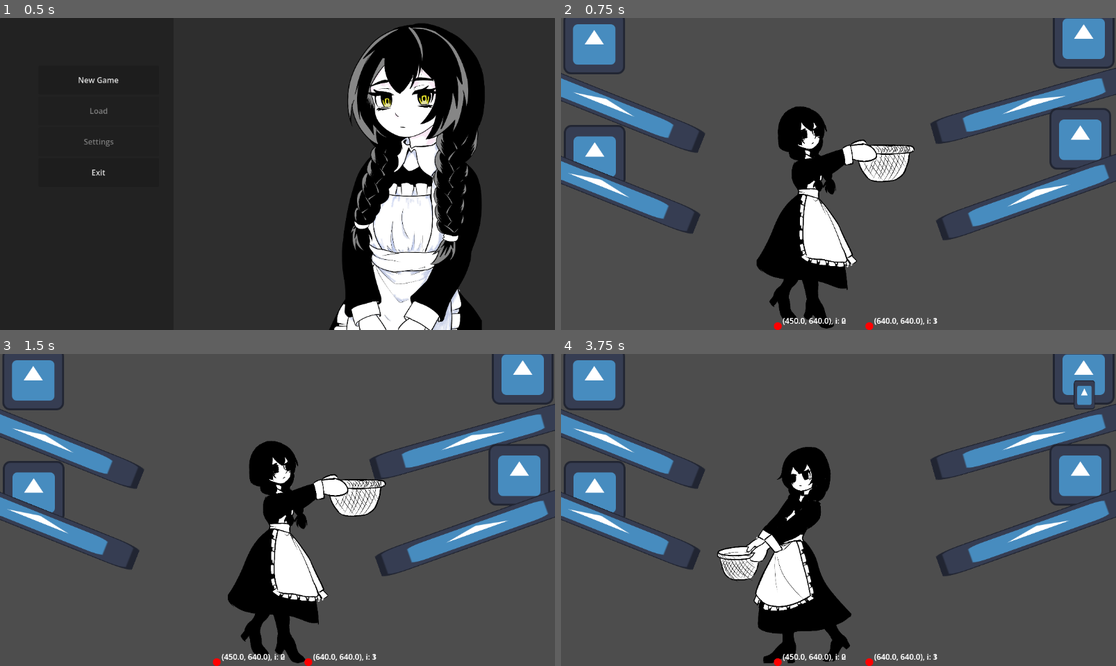
Above: before the commit, frames 1-4 (two rows, left to right).
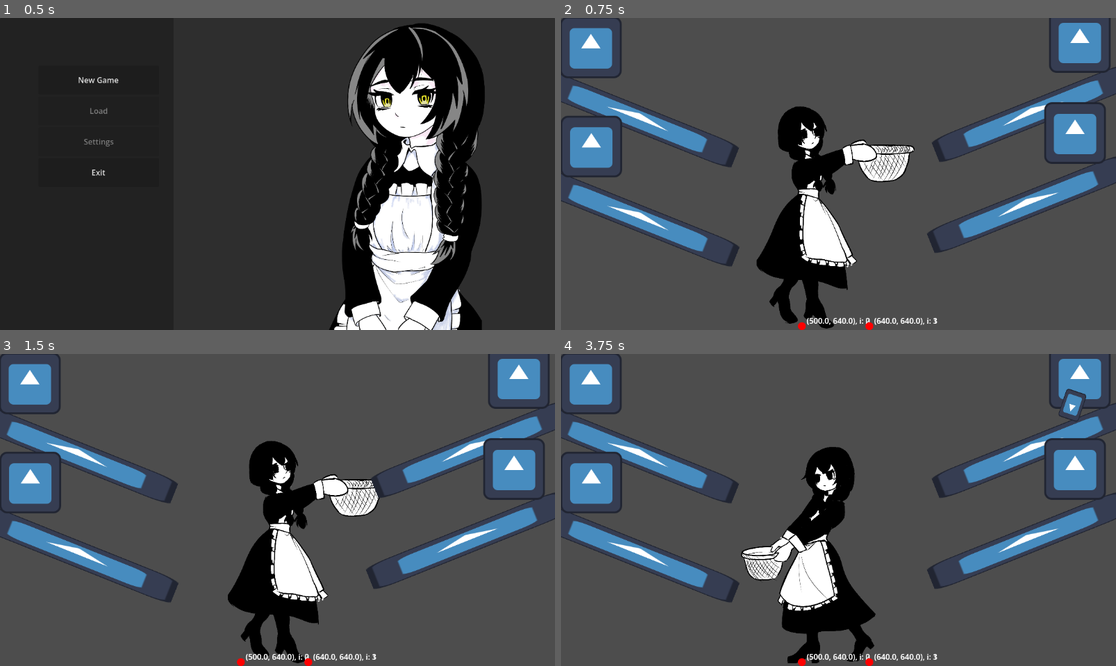
Above: after the commit, the same moments.

Repository: tenglor/alt-arcade
Game: Godot game, scene res://ui/main_menu/main_menu.tscn
Two runs of this game, one before a commit and one after it. Both use one fixed random seed, a clock stepped at 60 frames per second and the inputs below. The engine's default icon, where the game draws it, is replaced by a stand-in: a white triangle on a blue panel in a dark square.
Inputs (mouse positions are in pixels of both pictures, inside the frame that each line leads up to):
- Up to frame 1 (0.5 s): no input
- Up to frame 2 (0.75 s): click "New Game" at 0.5 s
- Up to frame 3 (1.5 s): tap Enter at 1.25 s; move the mouse to (399, 494) at 1.27 s; click (399, 494) at 1.42 s
- Up to frame 4 (3.75 s): tap Space at 2, 3.5 s; move the mouse to (727, 525) at 2.02 s; click (727, 525) at 2.17 s; tap Enter at 2.75 s; move the mouse to (894, 441) at 2.77 s; click (894, 441) at 2.92 s; move the mouse to (810, 572) at 3.52 s; click (810, 572) at 3.67 s

Frame 1 is identical in both runs. In frame 2, 12% of the frame differs, in the area x 0-100%, y 0-100%; in frame 3, 12%; in frame 4, 20%.

Commit message:
added kitchen_roost, done catch eggs

Diff:
--- a/actors/player/player.tscn
+++ b/actors/player/player.tscn
@@ -29,7 +29,7 @@
 "duration": 1.0,
 "texture": SubResource("AtlasTexture_15y17")
 }],
-"loop": 1,
+"loop": true,
 "name": &"quarter0",
 "speed": 5.0
 }, {
@@ -37,7 +37,7 @@
 "duration": 1.0,
 "texture": SubResource("AtlasTexture_388e2")
 }],
-"loop": 1,
+"loop": true,
 "name": &"quarter1",
 "speed": 5.0
 }, {
@@ -45,7 +45,7 @@
 "duration": 1.0,
 "texture": SubResource("AtlasTexture_a744p")
 }],
-"loop": 1,
+"loop": true,
 "name": &"quarter2",
 "speed": 5.0
 }, {
@@ -53,7 +53,7 @@
 "duration": 1.0,
 "texture": SubResource("AtlasTexture_lsln6")
 }],
-"loop": 1,
+"loop": true,
 "name": &"quarter3",
 "speed": 5.0
 }]
@@ -61,7 +61,7 @@
 [sub_resource type="RectangleShape2D" id="RectangleShape2D_p07ip"]
 size = Vector2(122, 77.5)
 
-[node name="Player" type="Node2D" unique_id=766519368]
+[node name="Player" type="Node2D" unique_id=766519368 groups=["player"]]
 script = ExtResource("1_ilk7j")
 
 [node name="Controller" type="Node2D" parent="." unique_id=457881007]
@@ -79,7 +79,8 @@
 sprite_frames = SubResource("SpriteFrames_ax26v")
 animation = &"quarter1"
 
-[node name="Basket" type="Area2D" parent="." unique_id=788022185]
+[node name="Basket" type="Area2D" parent="." unique_id=788022185 groups=["player"]]
+collision_layer = 3
 
 [node name="shape0" type="CollisionShape2D" parent="Basket" unique_id=621908826]
 position = Vector2(-102, -339.75)
@@ -92,11 +93,11 @@
 disabled = true
 
 [node name="shape2" type="CollisionShape2D" parent="Basket" unique_id=623608090]
-position = Vector2(-100, -199)
+position = Vector2(-104, -174)
 shape = SubResource("RectangleShape2D_p07ip")
 disabled = true
 
 [node name="shape3" type="CollisionShape2D" parent="Basket" unique_id=1707534907]
-position = Vector2(99, -200)
+position = Vector2(97, -171)
 shape = SubResource("RectangleShape2D_p07ip")
 disabled = true
--- a/objects/egg/egg.gd
+++ b/objects/egg/egg.gd
@@ -1,6 +1,8 @@
 extends RigidBody2D
 
 # @onready var rigid_body = $RigidBody2D
+
+var can_catch = true
 
 # Called when the node enters the scene tree for the first time.
 func _ready() -> void:
--- a/objects/egg/egg.tscn
+++ b/objects/egg/egg.tscn
@@ -10,7 +10,7 @@
 radius = 21.0
 height = 60.0
 
-[node name="Egg" type="RigidBody2D" unique_id=89488235]
+[node name="Egg" type="RigidBody2D" unique_id=89488235 groups=["egg"]]
 mass = 0.2
 physics_material_override = SubResource("PhysicsMaterial_3p2of")
 script = ExtResource("1_3p2of")
--- /dev/null
+++ b/objects/kitchen_roost/kitchen_roost.gd
@@ -0,0 +1,33 @@
+extends Node2D
+
+@onready var detect_area: Area2D = $DetectArea
+
+var player_check = false
+
+func _ready() -> void:
+	detect_area.body_entered.connect(_on_body_entered)
+	detect_area.area_entered.connect(_on_area_entered)
+	detect_area.area_exited.connect(_on_area_exited)
+
+func _on_body_entered(body) -> void:
+	if body.is_in_group("egg"):
+		print("Enter egg")
+		if player_check and body.can_catch:
+			body.queue_free()
+		body.can_catch = false;
+
+func _on_body_exited(body) -> void:
+	pass
+
+func _on_area_entered(body) -> void:
+	if body.is_in_group("player"):
+		player_check = true;
+		print("Player come")
+
+func _on_area_exited(body) -> void:
+	if body.is_in_group("player"):
+		print("Player gone")
+		player_check = false;
+
+func _process(delta: float) -> void:
+	pass
--- /dev/null
+++ b/objects/kitchen_roost/kitchen_roost.tscn
@@ -0,0 +1,34 @@
+[gd_scene format=3 uid="uid://dth0wkql67bja"]
+
+[ext_resource type="Texture2D" uid="uid://butelshr38spv" path="res://icon.svg" id="1_qu0mo"]
+[ext_resource type="Script" uid="uid://b1rgi3u3by0ta" path="res://objects/kitchen_roost/kitchen_roost.gd" id="1_y45th"]
+[ext_resource type="PackedScene" uid="uid://dq85a8obr2t27" path="res://actors/kitchen/kitchen.tscn" id="2_y45th"]
+
+[sub_resource type="RectangleShape2D" id="RectangleShape2D_ef1i7"]
+size = Vector2(128, 128)
+
+[sub_resource type="RectangleShape2D" id="RectangleShape2D_qu0mo"]
+size = Vector2(175.25, 20)
+
+[node name="KitchenRoost" type="Node2D" unique_id=1178654223]
+script = ExtResource("1_y45th")
+
+[node name="StaticBody2D" type="StaticBody2D" parent="." unique_id=2060797645]
+position = Vector2(97, 85)
+rotation = 0.38048178
+scale = Vector2(3.41, 0.425)
+
+[node name="Sprite2D" type="Sprite2D" parent="StaticBody2D" unique_id=282441779]
+texture = ExtResource("1_qu0mo")
+
+[node name="CollisionShape2D" type="CollisionShape2D" parent="StaticBody2D" unique_id=1130313723]
+shape = SubResource("RectangleShape2D_ef1i7")
+
+[node name="Kitchen" parent="." unique_id=942798572 instance=ExtResource("2_y45th")]
+position = Vector2(0, 1)
+
+[node name="DetectArea" type="Area2D" parent="." unique_id=419806731]
+
+[node name="CollisionShape2D" type="CollisionShape2D" parent="DetectArea" unique_id=425418180]
+position = Vector2(393, 166)
+shape = SubResource("RectangleShape2D_qu0mo")
--- a/project.godot
+++ b/project.godot
@@ -19,6 +19,15 @@
 
 project/assembly_name="alt-arcade"
 
+[global_group]
+
+player=""
+egg=""
+
+[layer_names]
+
+2d_physics/layer_2="Player"
+
 [physics]
 
 3d/physics_engine="Jolt Physics"
--- a/scenes/test.tscn
+++ b/scenes/test.tscn
@@ -4,11 +4,7 @@
 [ext_resource type="Script" uid="uid://du4y6h7xfqd4n" path="res://core/move_object.gd" id="2_iyx0m"]
 [ext_resource type="Script" uid="uid://b0mn4fhhvmr7r" path="res://scrips/egg_generator.gd" id="2_lpvoh"]
 [ext_resource type="PackedScene" uid="uid://bhys1fcyputuk" path="res://core/input/Input.tscn" id="3_iyx0m"]
-[ext_resource type="PackedScene" uid="uid://dq85a8obr2t27" path="res://actors/kitchen/kitchen.tscn" id="4_74lek"]
-[ext_resource type="Texture2D" uid="uid://butelshr38spv" path="res://icon.svg" id="5_j5jx5"]
-
-[sub_resource type="RectangleShape2D" id="RectangleShape2D_p07ip"]
-size = Vector2(128, 128)
+[ext_resource type="PackedScene" uid="uid://dth0wkql67bja" path="res://objects/kitchen_roost/kitchen_roost.tscn" id="7_at5dv"]
 
 [sub_resource type="RectangleShape2D" id="RectangleShape2D_i60o8"]
 size = Vector2(1153, 20)
@@ -23,70 +19,14 @@
 rotation = -0.34233928
 scale = Vector2(3.41, 0.425)
 script = ExtResource("2_lpvoh")
-kitchens = [NodePath("../Kitchen0"), NodePath("../Kitchen1"), NodePath("../Kitchen3"), NodePath("../Kitchen4")]
+kitchens = [NodePath("../KitchenRoost0"), NodePath("../KitchenRoost1"), NodePath("../KitchenRoost2"), NodePath("../KitchenRoost3")]
 
 [node name="MovePlayer" type="Node2D" parent="." unique_id=2060950705 node_paths=PackedStringArray("object")]
 script = ExtResource("2_iyx0m")
 object = NodePath("../Player")
-points = PackedVector2Array(450, 640, 640, 640, 450, 640, 640, 640)
+points = PackedVector2Array(500, 640, 640, 640, 500, 640, 640, 640)
 
 [node name="Input" parent="MovePlayer" unique_id=2142687075 instance=ExtResource("3_iyx0m")]
-
-[node name="Kitchen0" parent="." unique_id=942798572 instance=ExtResource("4_74lek")]
-position = Vector2(69, 117)
-
-[node name="StaticBody2D" type="StaticBody2D" parent="Kitchen0" unique_id=10681127]
-position = Vector2(20, 62)
-rotation = 0.38048178
-scale = Vector2(3.41, 0.425)
-
-[node name="Sprite2D" type="Sprite2D" parent="Kitchen0/StaticBody2D" unique_id=907181752]
-texture = ExtResource("5_j5jx5")
-
-[node name="CollisionShape2D" type="CollisionShape2D" parent="Kitchen0/StaticBody2D" unique_id=665149182]
-shape = SubResource("RectangleShape2D_p07ip")
-
-[node name="Kitchen1" parent="." unique_id=1927154234 instance=ExtResource("4_74lek")]
-position = Vector2(1085, 105)
-
-[node name="StaticBody2D3" type="StaticBody2D" parent="Kitchen1" unique_id=556294070]
-position = Vector2(-103, 75)
-rotation = -0.27962402
-scale = Vector2(3.41, 0.425)
-
-[node name="Sprite2D" type="Sprite2D" parent="Kitchen1/StaticBody2D3" unique_id=706320761]
-texture = ExtResource("5_j5jx5")
-
-[node name="CollisionShape2D" type="CollisionShape2D" parent="Kitchen1/StaticBody2D3" unique_id=588213671]
-shape = SubResource("RectangleShape2D_p07ip")
-
-[node name="Kitchen3" parent="." unique_id=521374592 instance=ExtResource("4_74lek")]
-position = Vector2(70, 349.99994)
-
-[node name="StaticBody2D2" type="StaticBody2D" parent="Kitchen3" unique_id=1813008398]
-position = Vector2(8.999985, -2.999939)
-rotation = 0.38048178
-scale = Vector2(3.41, 0.425)
-
-[node name="Sprite2D" type="Sprite2D" parent="Kitchen3/StaticBody2D2" unique_id=1365097068]
-texture = ExtResource("5_j5jx5")
-
-[node name="CollisionShape2D" type="CollisionShape2D" parent="Kitchen3/StaticBody2D2" unique_id=1169715512]
-shape = SubResource("RectangleShape2D_p07ip")
-
-[node name="Kitchen4" parent="." unique_id=2014286947 instance=ExtResource("4_74lek")]
-position = Vector2(1078, 315)
-
-[node name="StaticBody2D4" type="StaticBody2D" parent="Kitchen4" unique_id=253159880]
-position = Vector2(-87.00006, 53.00003)
-rotation = -0.34233928
-scale = Vector2(3.41, 0.425)
-
-[node name="Sprite2D" type="Sprite2D" parent="Kitchen4/StaticBody2D4" unique_id=1062318091]
-texture = ExtResource("5_j5jx5")
-
-[node name="CollisionShape2D" type="CollisionShape2D" parent="Kitchen4/StaticBody2D4" unique_id=997555346]
-shape = SubResource("RectangleShape2D_p07ip")
 
 [node name="StaticBody2D" type="StaticBody2D" parent="." unique_id=1331016368]
 position = Vector2(611, 666)
@@ -94,3 +34,17 @@
 [node name="CollisionShape2D" type="CollisionShape2D" parent="StaticBody2D" unique_id=1419838689]
 position = Vector2(-40, -15)
 shape = SubResource("RectangleShape2D_i60o8")
+
+[node name="KitchenRoost0" parent="." unique_id=1178654223 instance=ExtResource("7_at5dv")]
+position = Vector2(62, 124)
+
+[node name="KitchenRoost1" parent="." unique_id=2089098102 instance=ExtResource("7_at5dv")]
+position = Vector2(1077, 113)
+scale = Vector2(-1, 1)
+
+[node name="KitchenRoost2" parent="." unique_id=1537603867 instance=ExtResource("7_at5dv")]
+position = Vector2(63, 330)
+
+[node name="KitchenRoost3" parent="." unique_id=310547418 instance=ExtResource("7_at5dv")]
+position = Vector2(1067, 302)
+scale = Vector2(-1, 1)
--- a/scrips/egg_generator.gd
+++ b/scrips/egg_generator.gd
@@ -10,7 +10,7 @@
 
 func _on_timer_timeout():
 	var i = rng.randi_range(0, 3)
-	kitchens[i].spawn_egg()
+	kitchens[i].get_node("Kitchen").spawn_egg()
 	is_timeout = false
 
 # Called every frame. 'delta' is the elapsed time since the previous frame.
Not shown, added: objects/kitchen_roost/kitchen_roost.gd.uid
